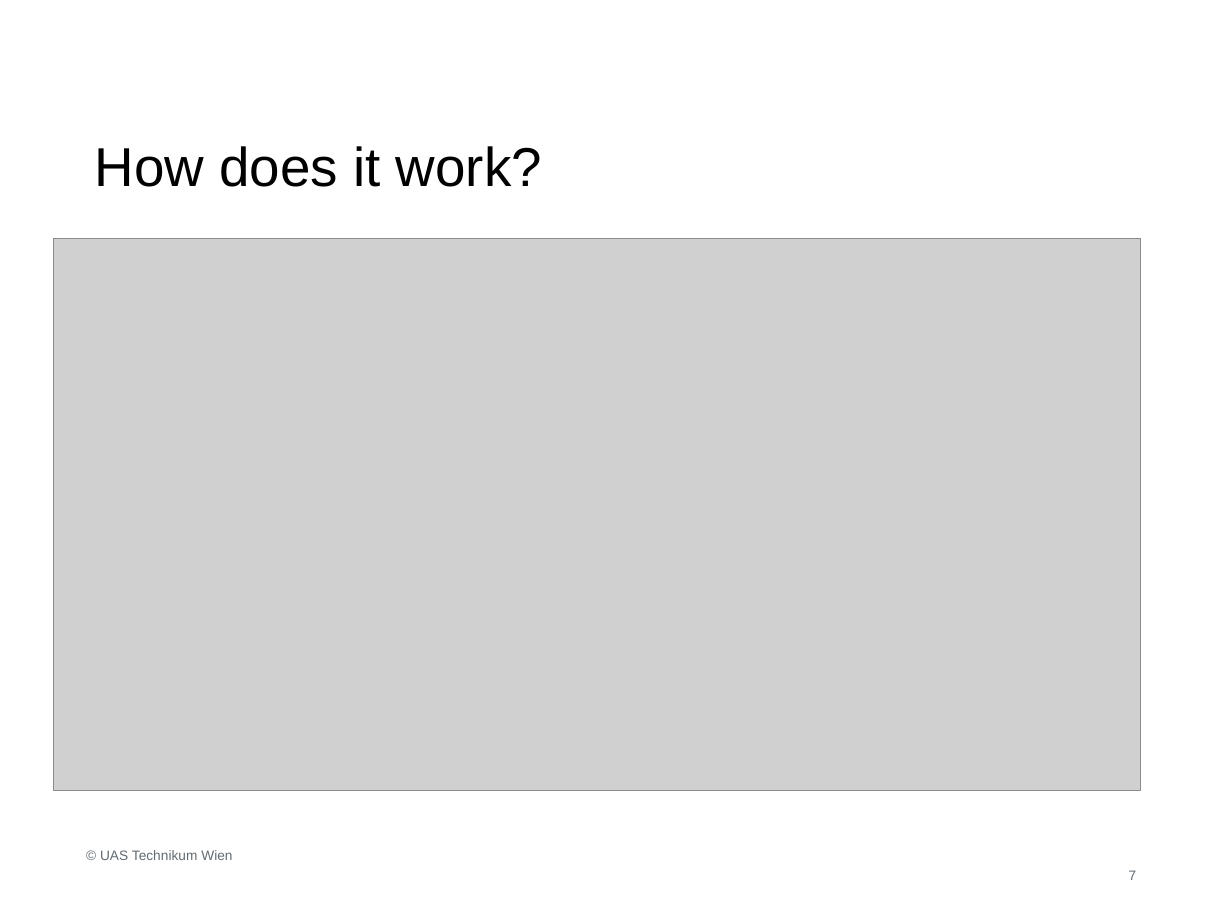
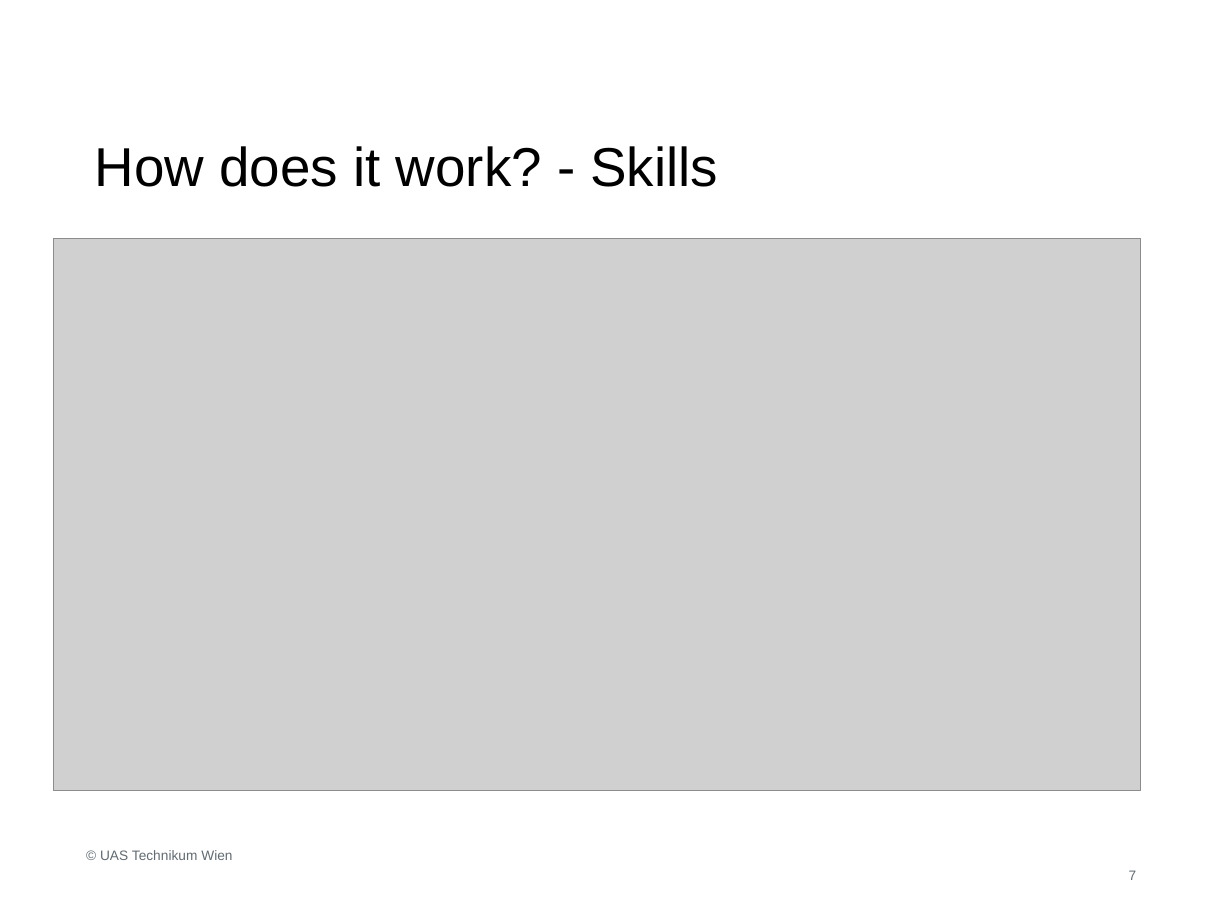
Before and after one commit to DavidDittmann/ITP-Alexa-Pen, a slide deck: slide 7 of Präsentation/Abschlusspräsentation.pptx. Drawn at 1232x924 pixels with LibreOffice and Linux fonts; fonts in the diff are those of the drawing; grey boxes stand for pictures; background and template pictures are left out. Boxes give left, top, right and bottom in pixels: in the first picture for what was removed or moved away, otherwise in the second. Text is boxed around its words. In the diff, an @@ line names an element or a change of style, - is before the commit and + after.

```diff
--- a/Präsentation/Abschlusspräsentation.pptx
+++ b/Präsentation/Abschlusspräsentation.pptx
@@ title at (x1=95, y1=146, x2=718, y2=187): text changed @@
-How does it work?
+How does it work? - Skills
```
Also in this commit, not shown: 1 slide added.
